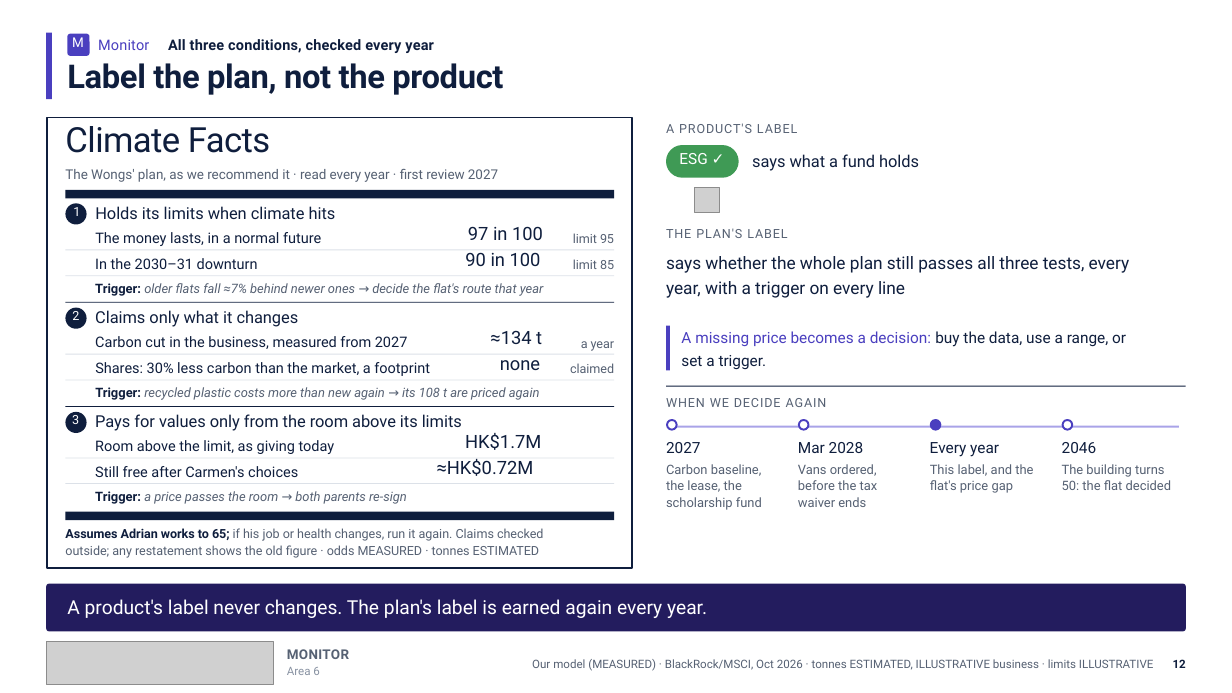
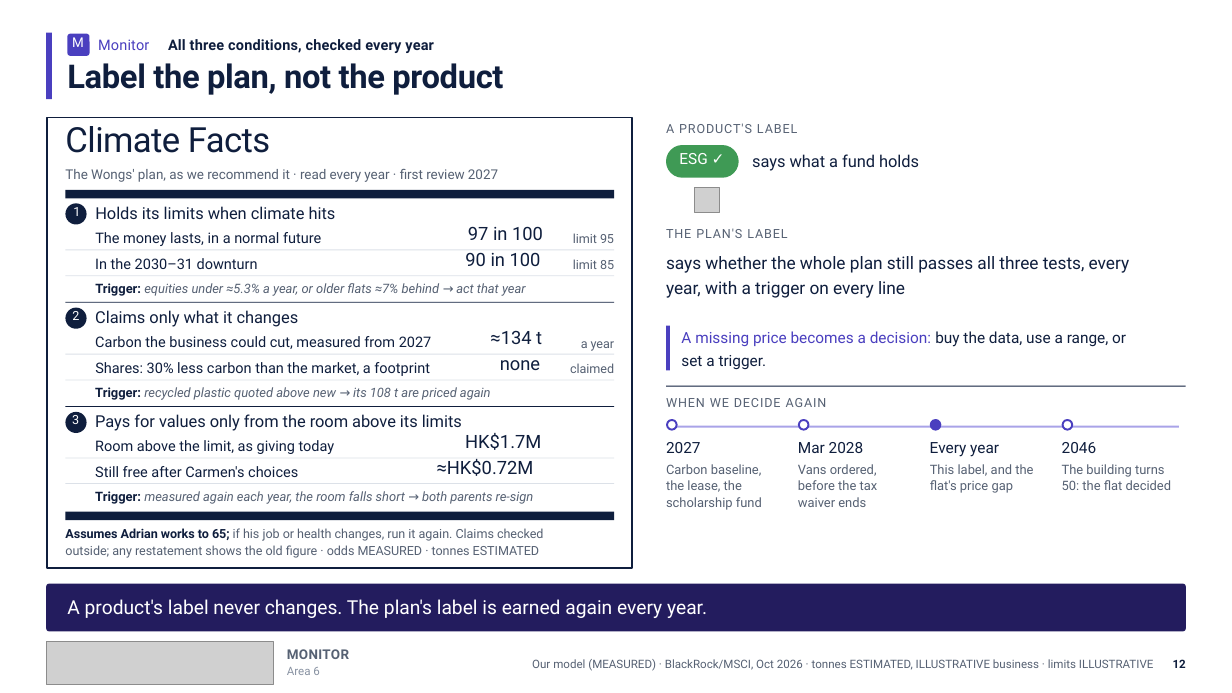
Before and after one commit to Peeradonn/finplan, a slide deck: slide 12 of Final/deck/Axis.pptx. Drawn at 1232x693 pixels with LibreOffice and Linux fonts; fonts in the diff are those of the drawing; grey boxes stand for pictures. Boxes give left, top, right and bottom in pixels: in the first picture for what was removed or moved away, otherwise in the second. Text is boxed around its words. In the diff, an @@ line names an element or a change of style, - is before the commit and + after.

```diff
--- a/Final/deck/Axis.pptx
+++ b/Final/deck/Axis.pptx
@@ text at (95,283,526,296): text changed @@
-Trigger: older flats fall ≈7% behind newer ones → decide the flat's route that year
+Trigger: equities under ≈5.3% a year, or older flats ≈7% behind → act that year
@@ text at (95,336,432,349): text changed @@
-Carbon cut in the business, measured from 2027
+Carbon the business could cut, measured from 2027
@@ text at (95,387,491,400): text changed @@
-Trigger: recycled plastic costs more than new again → its 108 t are priced again
+Trigger: recycled plastic quoted above new → its 108 t are priced again
@@ text at (95,491,534,504): text changed @@
-Trigger: a price passes the room → both parents re-sign
+Trigger: measured again each year, the room falls short → both parents re-sign
```
Also in this commit, not shown: 6 other slides changed, 4 slides added, 6 other files.
